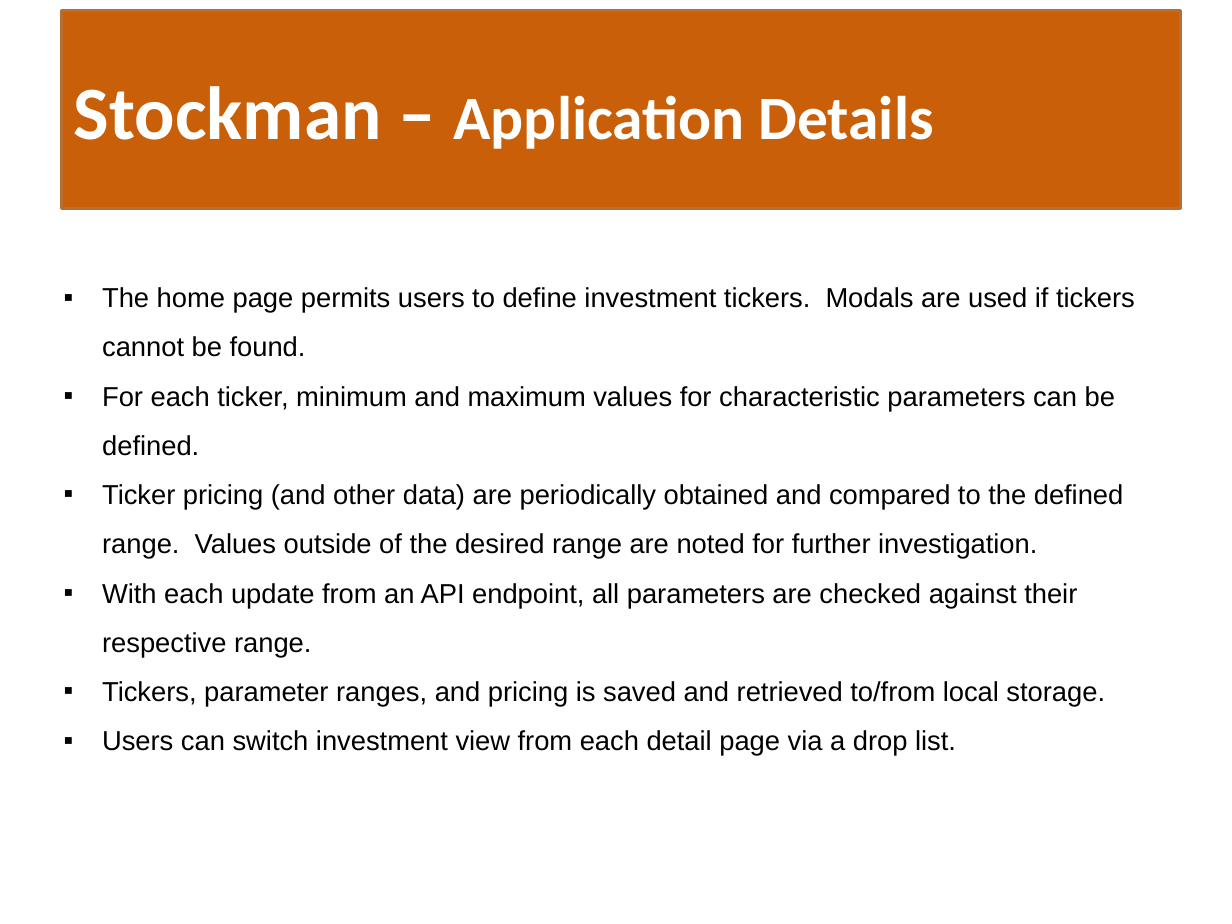
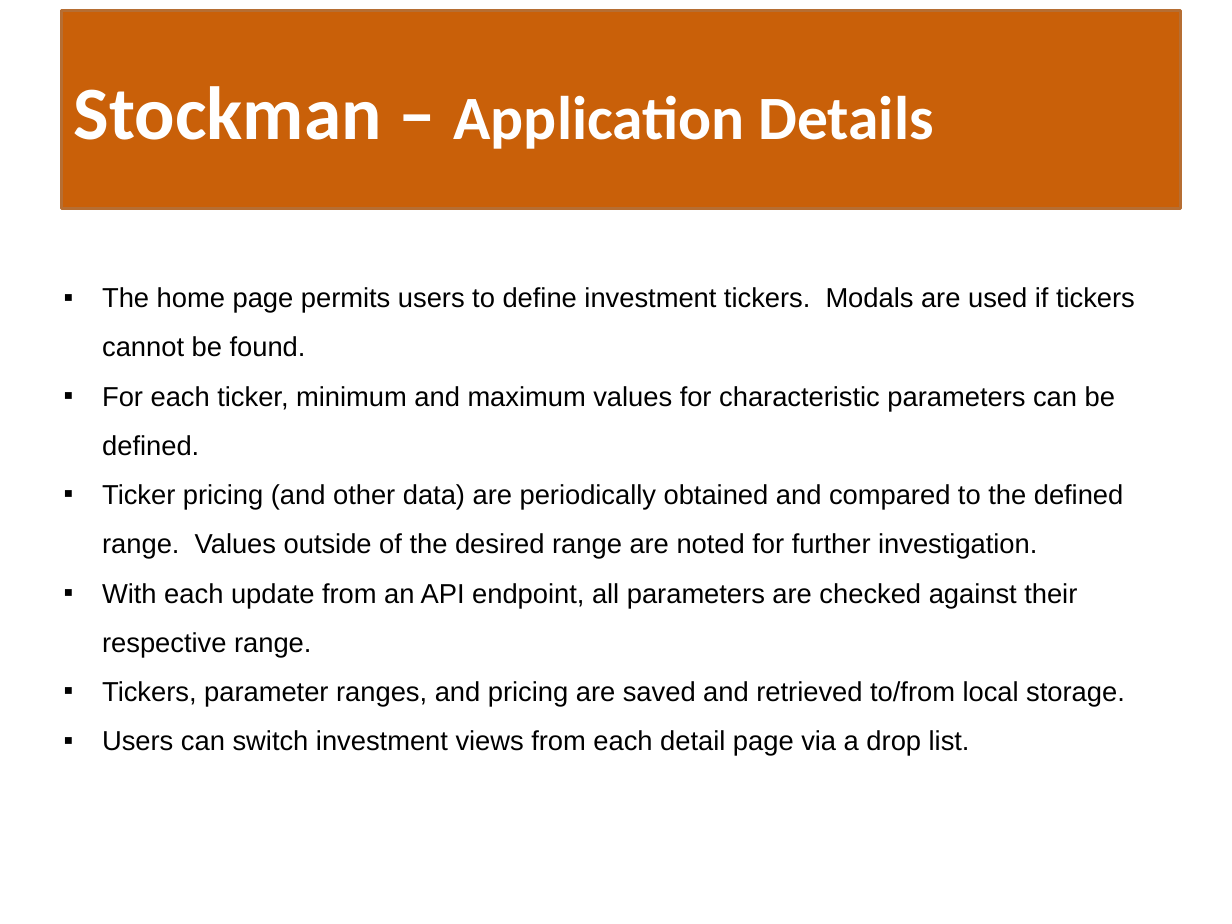
Before and after one commit to tzeuch0922/stock-manager, a slide deck: slide 6 of artifacts/Stockman-Presentation.pptx. Drawn at 1232x924 pixels with LibreOffice and Linux fonts; fonts in the diff are those of the drawing. Boxes give left, top, right and bottom in pixels: in the first picture for what was removed or moved away, otherwise in the second. Text is boxed around its words. In the diff, an @@ line names an element or a change of style, - is before the commit and + after.

Commit message:
Added functions to check for duplicate tickers, updated 'readme' and 'PPTx'

```diff
--- a/artifacts/Stockman-Presentation.pptx
+++ b/artifacts/Stockman-Presentation.pptx
@@ text at bbox=[102, 681, 1125, 756]: text changed @@
-▪ Tickers, parameter ranges, and pricing is saved and retrieved to/from local storage.
-▪ Users can switch investment view from each detail page via a drop list.
+▪ Tickers, parameter ranges, and pricing are saved and retrieved to/from local storage.
+▪ Users can switch investment views from each detail page via a drop list.
```
Also in this commit, not shown: 1 other slide changed, 4 other files.
